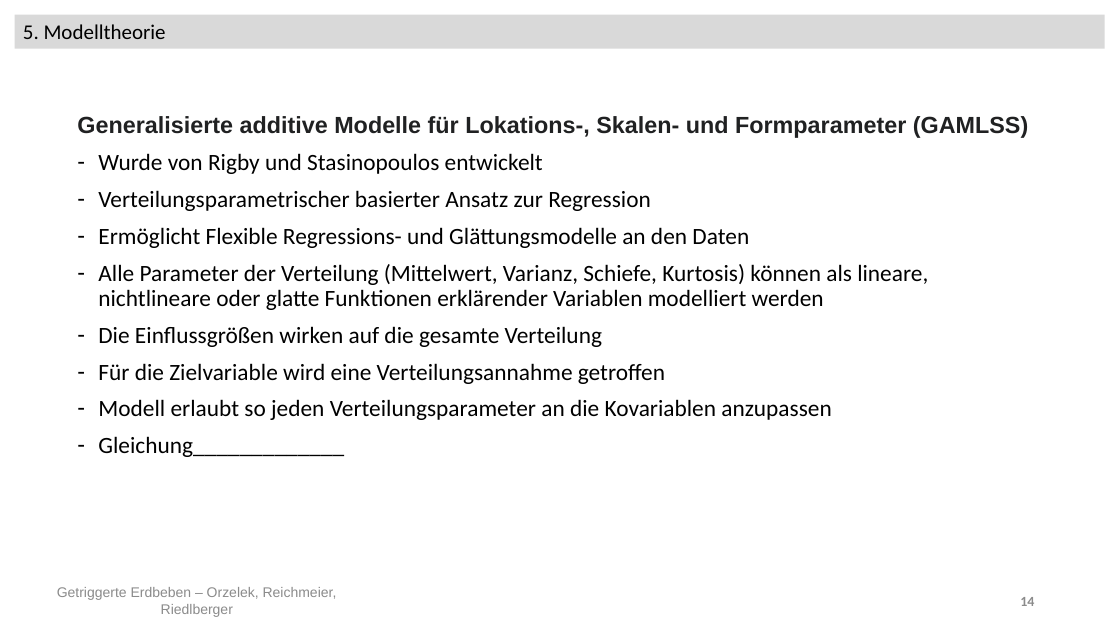
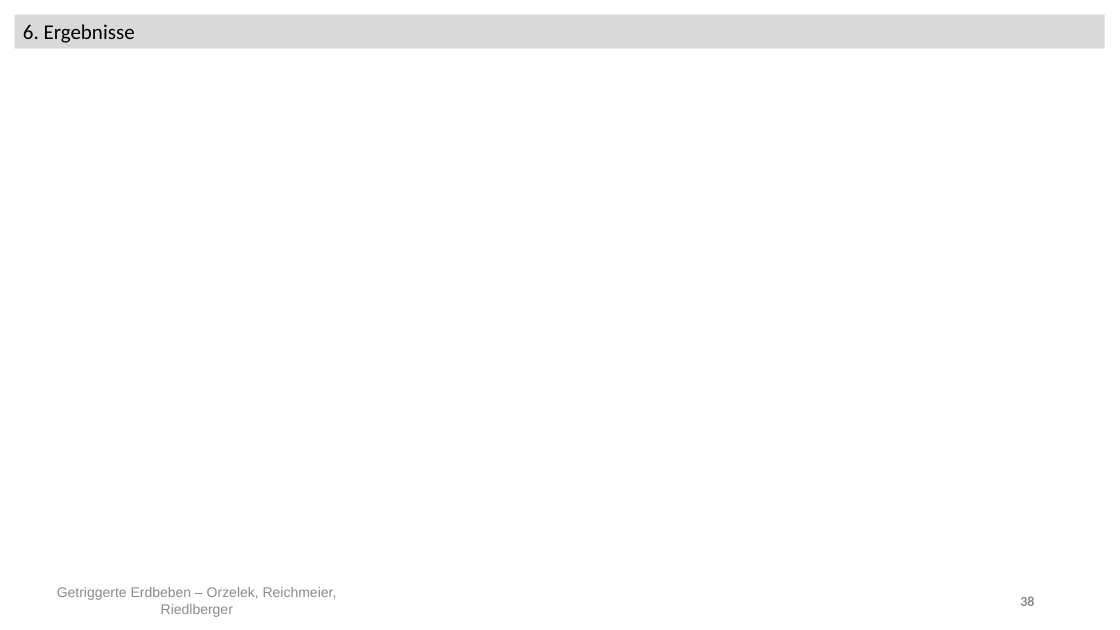
Before and after one commit to Kati77/Praktikum-Erdbeben, a slide deck: slide 38 of pp - AbschlusspräsentationX.pptx (slide 14 before the commit). Drawn at 1120x630 pixels with LibreOffice and Linux fonts; fonts in the diff are those of the drawing. Boxes give left, top, right and bottom in pixels: in the first picture for what was removed or moved away, otherwise in the second. Text is boxed around its words. In the diff, an @@ line names an element or a change of style, - is before the commit and + after.

```diff
--- a/pp - AbschlusspräsentationX.pptx
+++ b/pp - AbschlusspräsentationX.pptx
@@ text in rectangle at [23, 24, 135, 43]: text changed @@
-5. Modelltheorie
+6. Ergebnisse
@@ text removed at [77, 116, 1029, 457] @@
-Generalisierte additive Modelle für Lokations-, Skalen- und Formparameter (GAMLSS)
-– Wurde von Rigby und Stasinopoulos entwickelt
-– Verteilungsparametrischer basierter Ansatz zur Regression
-– Ermöglicht Flexible Regressions- und Glättungsmodelle an den Daten
-– Alle Parameter der Verteilung (Mittelwert, Varianz, Schiefe, Kurtosis) können als lineare, nichtlineare oder glatte Funktionen erklärender Variablen modelliert werden
-– Die Einflussgrößen wirken auf die gesamte Verteilung
-– Für die Zielvariable wird eine Verteilungsannahme getroffen
-– Modell erlaubt so jeden Verteilungsparameter an die Kovariablen anzupassen
-– Gleichung_____________
@@ page number at [1020, 596, 1034, 606]: text changed @@
-14
+38
```
Also in this commit, not shown: 12 other slides changed, 23 slides added.
